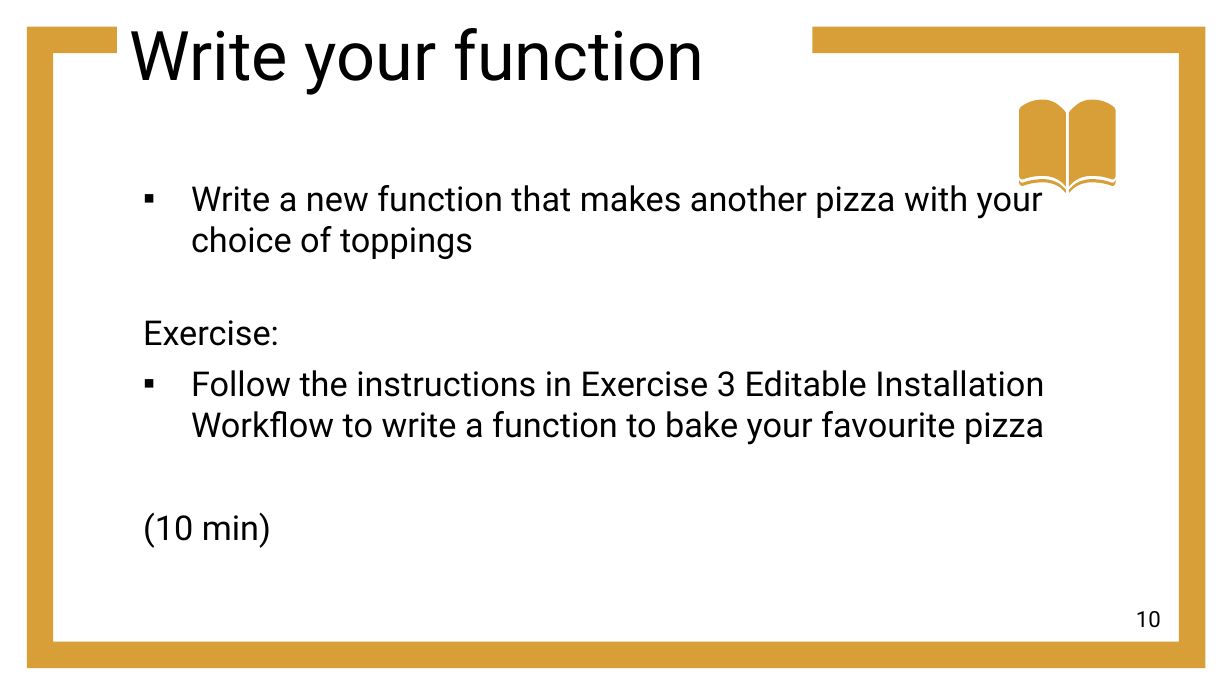
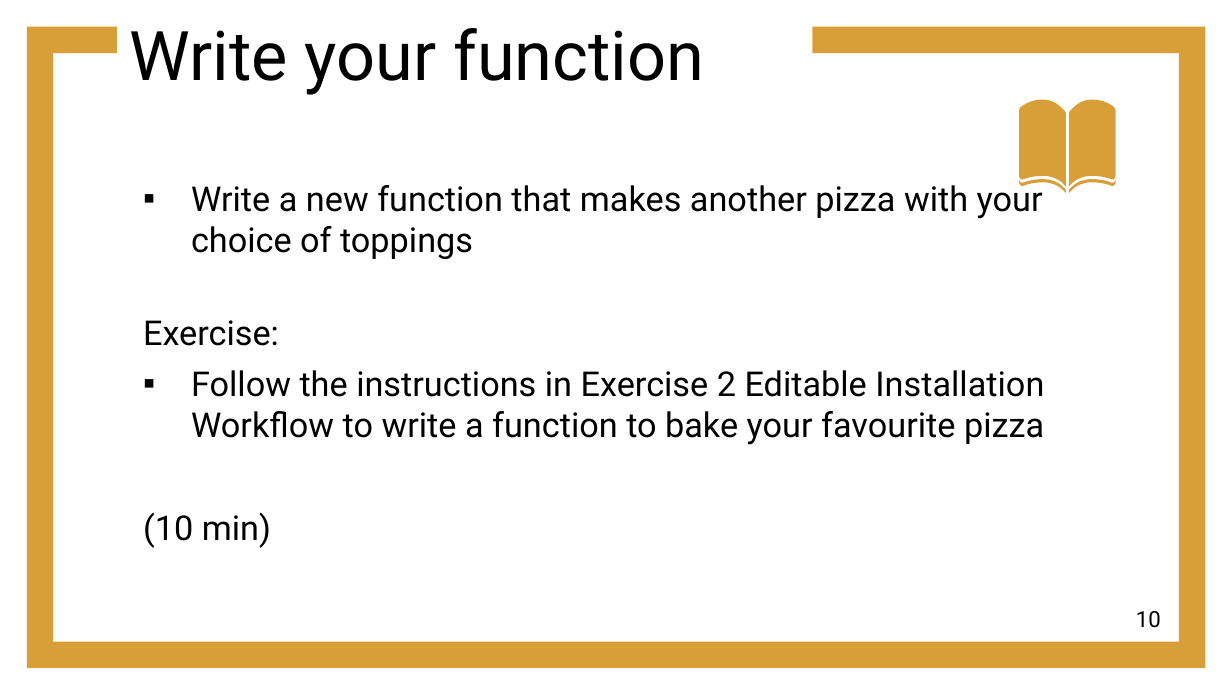
Before and after one commit to otizonaizit/TAM-retreat, a slide deck: slide 10 of ODD/materials/part2_packages_editable_install.pptx. Drawn at 1232x693 pixels with LibreOffice and Linux fonts; fonts in the diff are those of the drawing. Boxes give left, top, right and bottom in pixels: in the first picture for what was removed or moved away, otherwise in the second. Text is boxed around its words. In the diff, an @@ line names an element or a change of style, - is before the commit and + after.

```diff
--- a/ODD/materials/part2_packages_editable_install.pptx
+++ b/ODD/materials/part2_packages_editable_install.pptx
@@ text at (x1=191, y1=370, x2=1044, y2=445): text changed @@
-▪ Follow the instructions in Exercise 3 Editable Installation Workflow to write a function to bake your favourite pizza
+▪ Follow the instructions in Exercise 2 Editable Installation Workflow to write a function to bake your favourite pizza
```
Also in this commit, not shown: 6 other slides changed, 2 other files.
